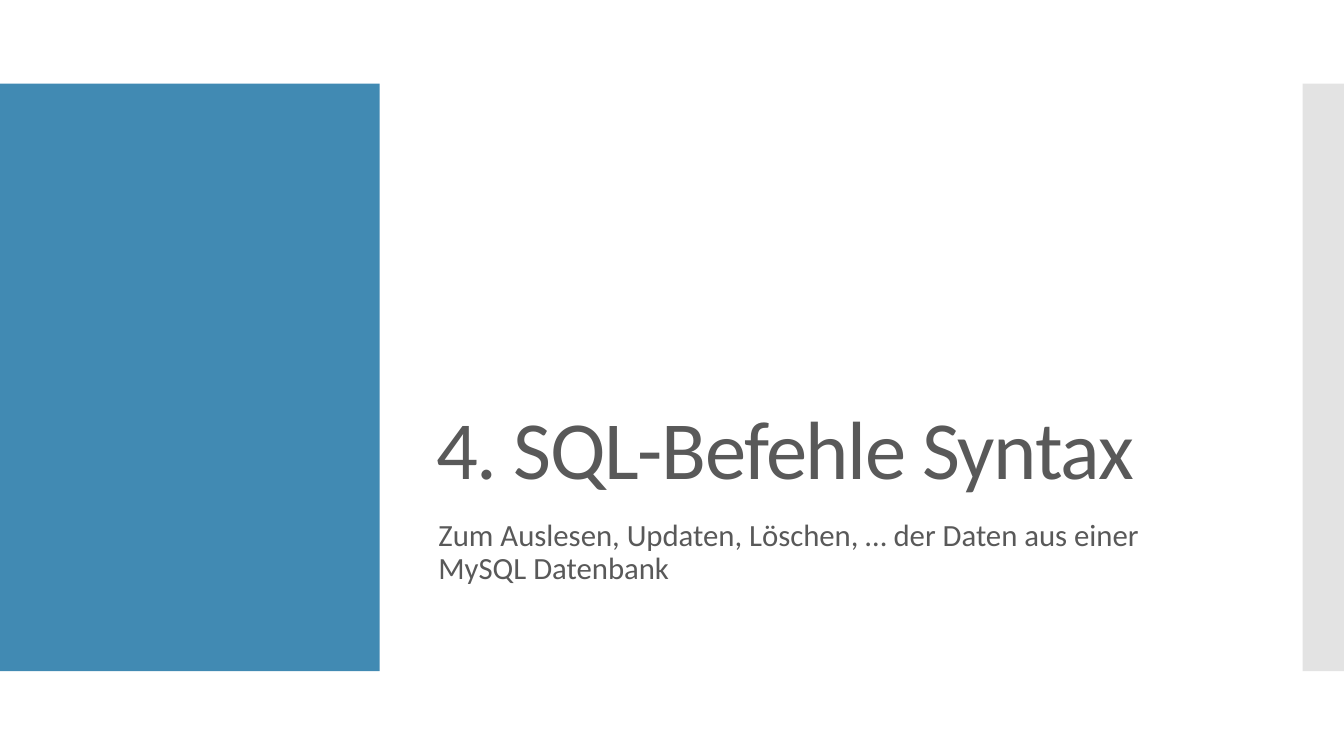
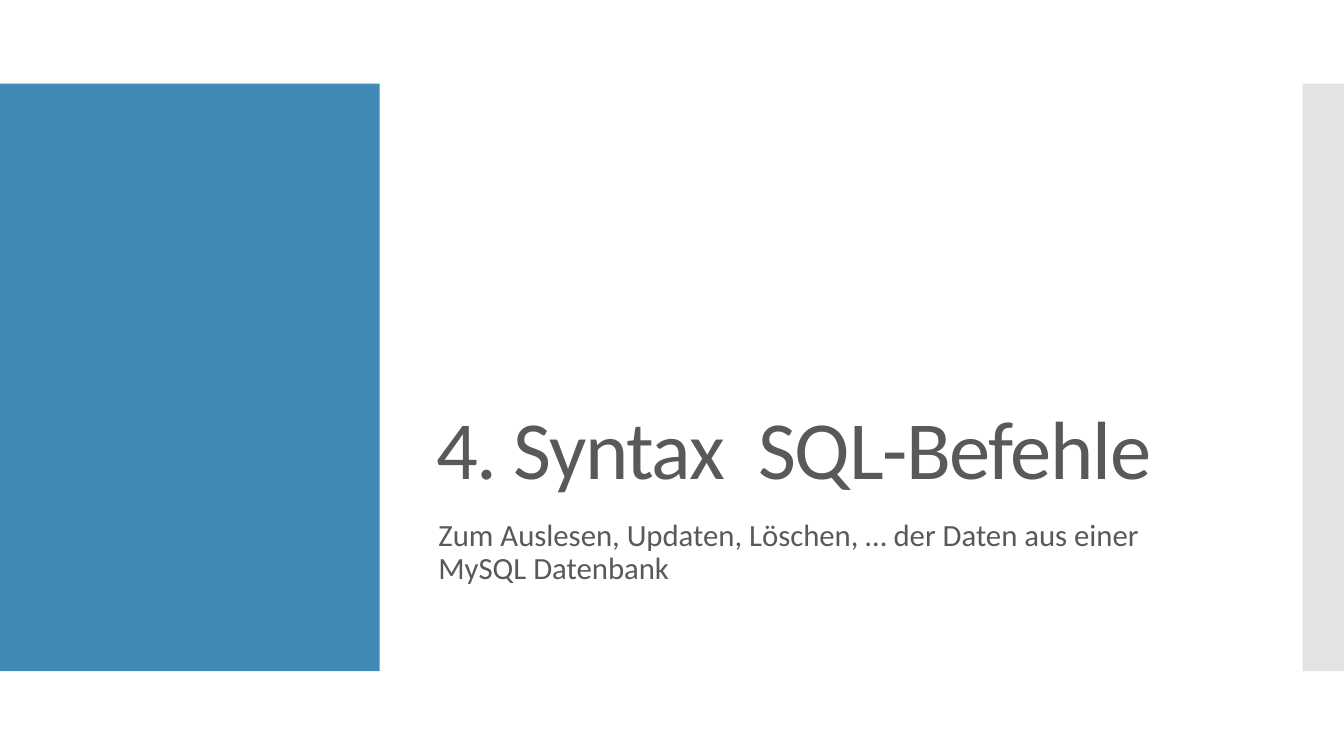
Before and after one commit to Tom433/ePortfolio, a slide deck: slide 11 of e-Portfolio MySQL.pptx (slide 12 before the commit). Drawn at 1344x756 pixels with LibreOffice and Linux fonts; fonts in the diff are those of the drawing. Boxes give left, top, right and bottom in pixels: in the first picture for what was removed or moved away, otherwise in the second. Text is boxed around its words. In the diff, an @@ line names an element or a change of style, - is before the commit and + after.

```diff
--- a/e-Portfolio MySQL.pptx
+++ b/e-Portfolio MySQL.pptx
@@ title at <box>436,421,1151,493</box>: text changed @@
-4. SQL-Befehle Syntax
+4. Syntax SQL-Befehle
```
Also in this commit, not shown: 5 other slides changed.
